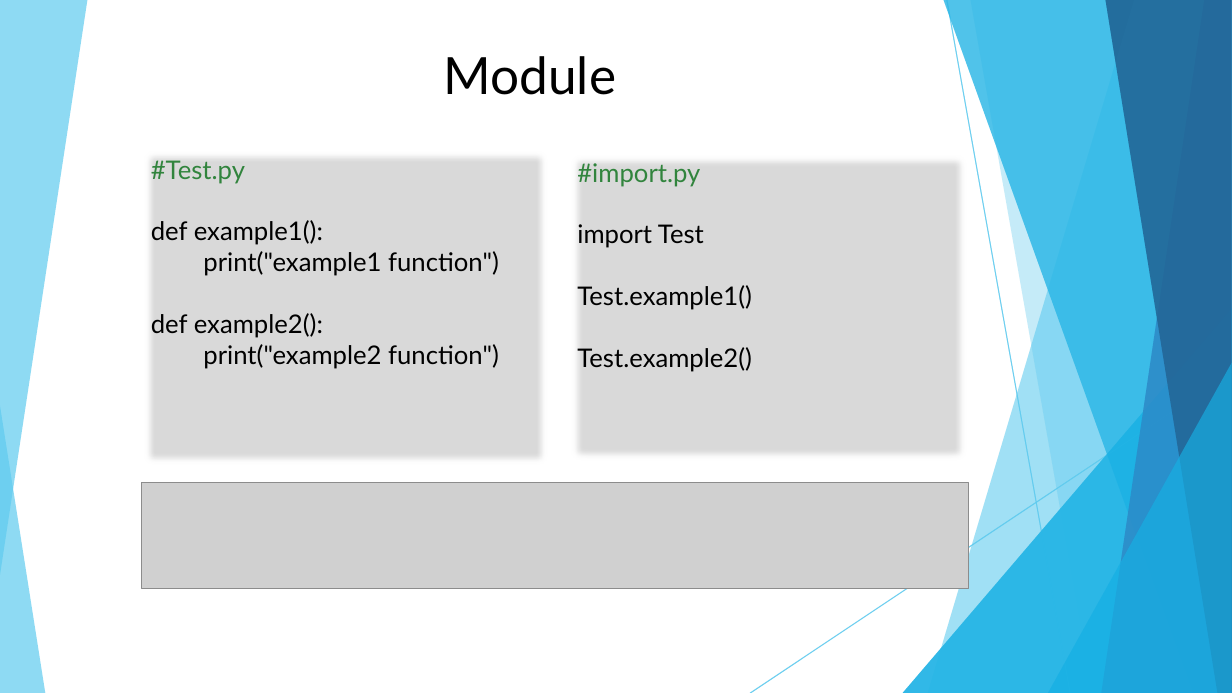
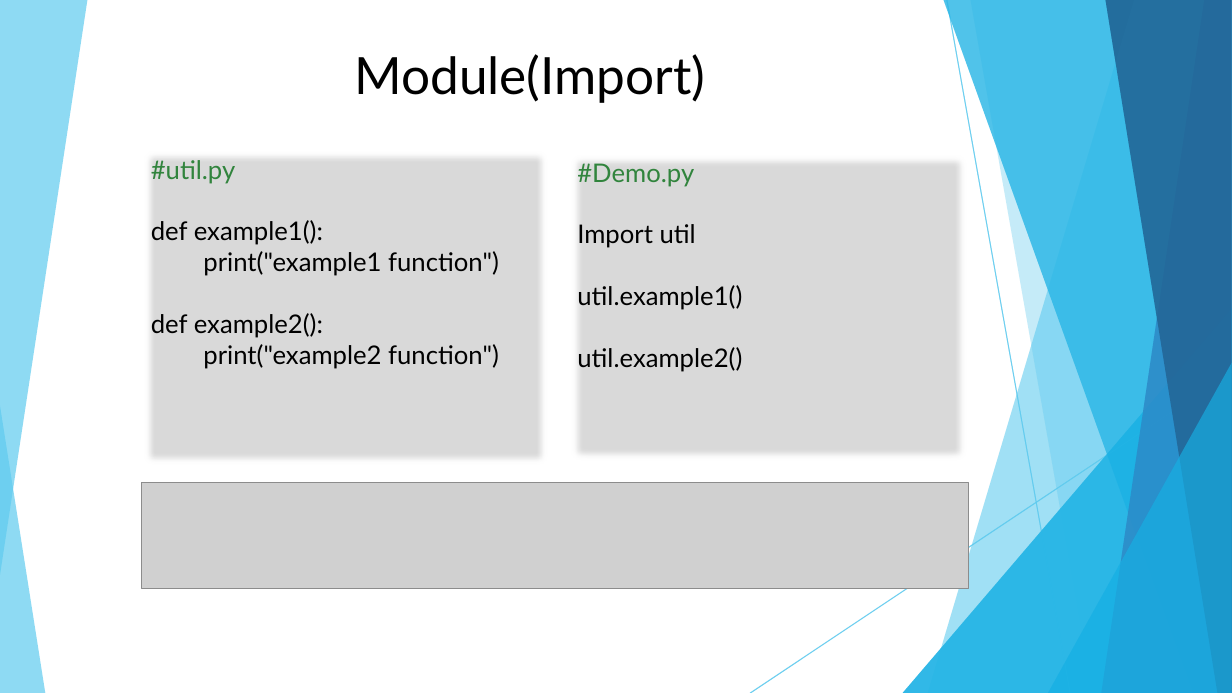
Before and after one commit to DavidChu0424/PythonIntroduction, a slide deck: slide 73 of Python Introduction.pptx. Drawn at 1232x693 pixels with LibreOffice and Linux fonts; fonts in the diff are those of the drawing; grey boxes stand for pictures. Boxes give left, top, right and bottom in pixels: in the first picture for what was removed or moved away, otherwise in the second. Text is boxed around its words. In the diff, an @@ line names an element or a change of style, - is before the commit and + after.

```diff
--- a/Python Introduction.pptx
+++ b/Python Introduction.pptx
@@ text at bbox=[355, 54, 706, 103]: text changed @@
-  Module
+  Module(Import)
@@ text at bbox=[151, 160, 235, 184]: text changed @@
-#Test.py
+#util.py
@@ text at bbox=[577, 163, 742, 372]: text changed @@
-#import.py
-import Test
-Test.example1()
-Test.example2()
+#Demo.py
+Import util
+util.example1()
+util.example2()
```
Also in this commit, not shown: 1 other slide changed, 2 slides added.
